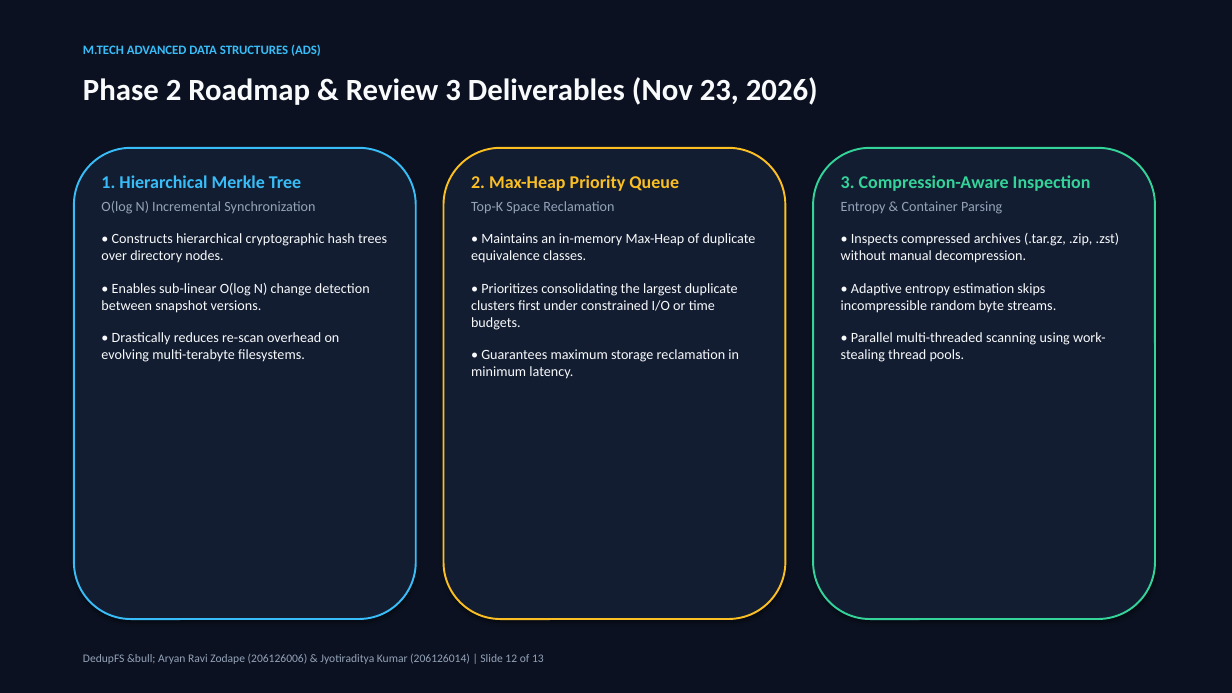
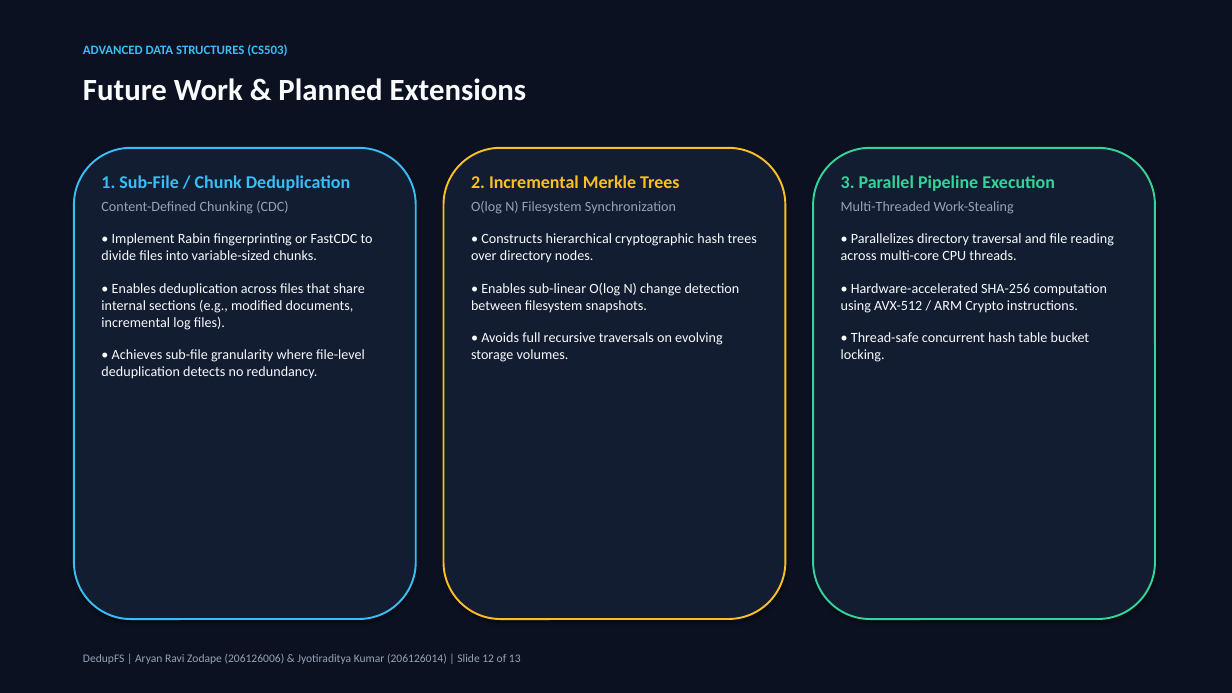
Before and after one commit to Jyotiraditya-kumar/DedupeFS, a slide deck: slide 12 of presentation/DedupFS_MTech_Presentation.pptx. Drawn at 1232x693 pixels with LibreOffice and Linux fonts; fonts in the diff are those of the drawing. Boxes give left, top, right and bottom in pixels: in the first picture for what was removed or moved away, otherwise in the second. Text is boxed around its words. In the diff, an @@ line names an element or a change of style, - is before the commit and + after.

Commit message:
feat(ui,ppt): add reset work dir option, display memory metrics, and remove AI buzzwords

```diff
--- a/presentation/DedupFS_MTech_Presentation.pptx
+++ b/presentation/DedupFS_MTech_Presentation.pptx
@@ text at [83,44,287,56]: text changed @@
-M.TECH ADVANCED DATA STRUCTURES (ADS)
+ADVANCED DATA STRUCTURES (CS503)
@@ text at [83,78,527,101]: text changed @@
-Phase 2 Roadmap & Review 3 Deliverables (Nov 23, 2026)
+Future Work & Planned Extensions
@@ text at [101,175,373,379]: text changed @@
-1. Hierarchical Merkle Tree
-O(log N) Incremental Synchronization
-• Constructs hierarchical cryptographic hash trees over directory nodes.
-• Enables sub-linear O(log N) change detection between snapshot versions.
-• Drastically reduces re-scan overhead on evolving multi-terabyte filesystems.
+1. Sub-File / Chunk Deduplication
+Content-Defined Chunking (CDC)
+• Implement Rabin fingerprinting or FastCDC to divide files into variable-sized chunks.
+• Enables deduplication across files that share internal sections (e.g., modified documents, incremental log files).
+• Achieves sub-file granularity where file-level deduplication detects no redundancy.
@@ text at [471,175,757,362]: text changed @@
-2. Max-Heap Priority Queue
-Top-K Space Reclamation
-• Maintains an in-memory Max-Heap of duplicate equivalence classes.
-• Prioritizes consolidating the largest duplicate clusters first under constrained I/O or time budgets.
-• Guarantees maximum storage reclamation in minimum latency.
+2. Incremental Merkle Trees
+O(log N) Filesystem Synchronization
+• Constructs hierarchical cryptographic hash trees over directory nodes.
+• Enables sub-linear O(log N) change detection between filesystem snapshots.
+• Avoids full recursive traversals on evolving storage volumes.
@@ text at [841,175,1114,362]: text changed @@
-3. Compression-Aware Inspection
-Entropy & Container Parsing
-• Inspects compressed archives (.tar.gz, .zip, .zst) without manual decompression.
-• Adaptive entropy estimation skips incompressible random byte streams.
-• Parallel multi-threaded scanning using work-stealing thread pools.
+3. Parallel Pipeline Execution
+Multi-Threaded Work-Stealing
+• Parallelizes directory traversal and file reading across multi-core CPU threads.
+• Hardware-accelerated SHA-256 computation using AVX-512 / ARM Crypto instructions.
+• Thread-safe concurrent hash table bucket locking.
@@ text at [83,654,521,664]: text changed @@
-DedupFS &bull; Aryan Ravi Zodape (206126006) & Jyotiraditya Kumar (206126014) | Slide 12 of 13
+DedupFS | Aryan Ravi Zodape (206126006) & Jyotiraditya Kumar (206126014) | Slide 12 of 13
```
Also in this commit, not shown: 10 other slides changed, 2 slides added, 2 slides removed, 9 other files.
